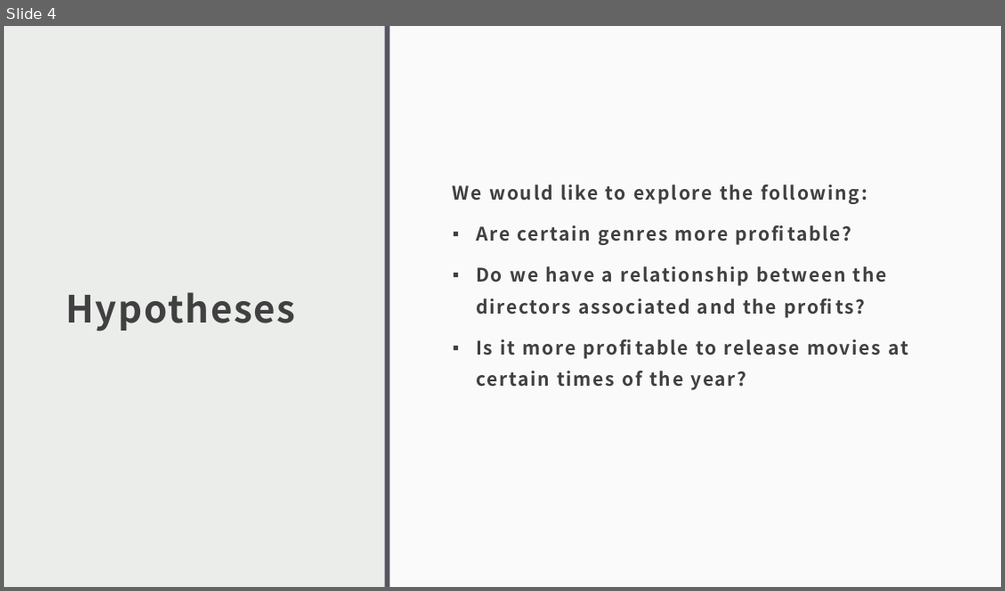
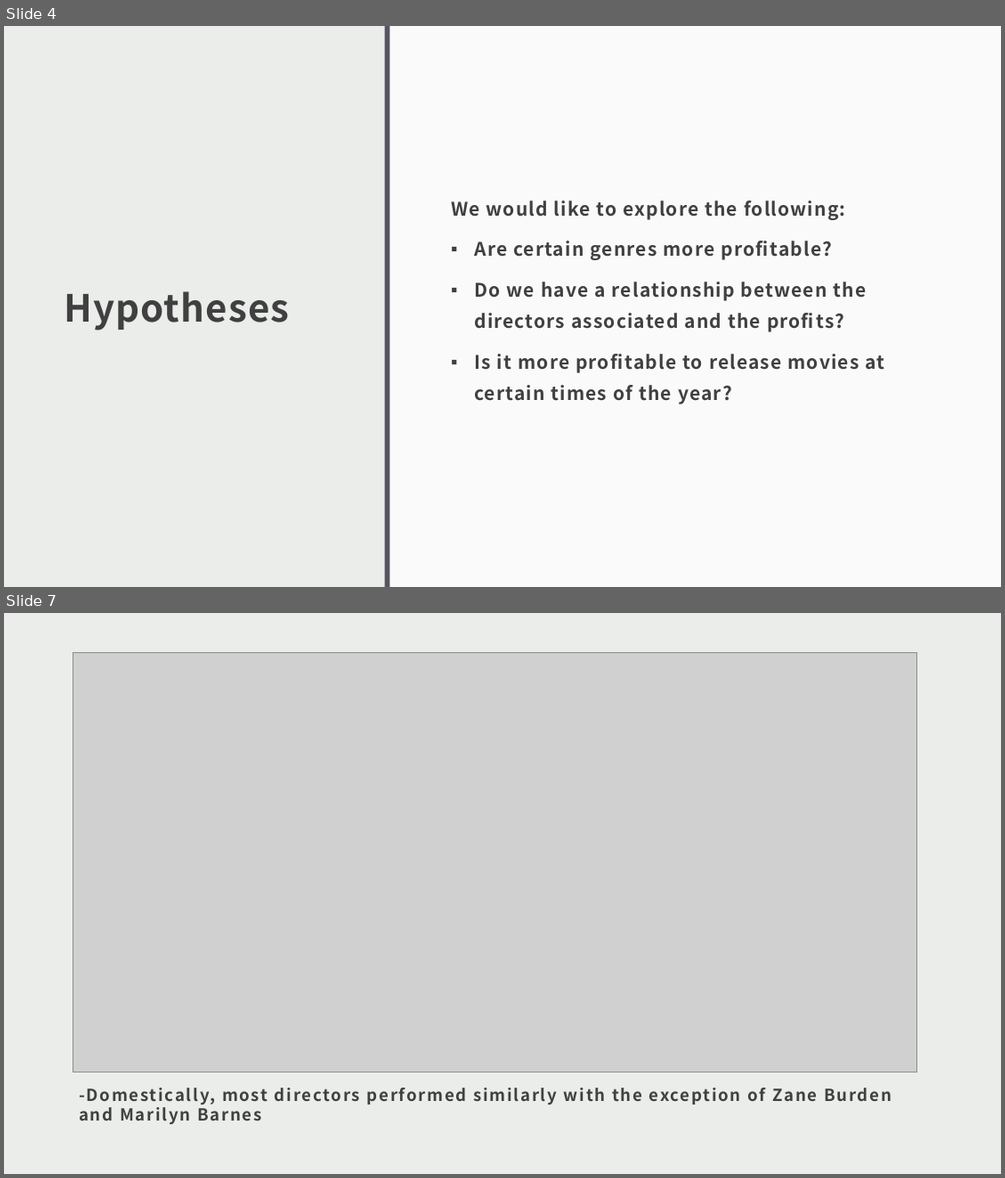
Before and after one commit to Wonuabimbola/analysis-of-the-film-industry, a slide deck: analysis_of_film_industry.pptx. Shown one above the other, each under a label of ours: slide 4 before the commit, slides 4 and 7 after it; the slides between them are not shown. The pictures are 1005x591 and 1005x1178 pixels, drawn with LibreOffice and Linux fonts; fonts in the diff are those of the drawing; grey boxes stand for pictures. Boxes give left, top, right and bottom in pixels: in the first picture for what was removed or moved away, otherwise in the second. Text is boxed around its words. In the diff, an @@ line names an element or a change of style, - is before the commit and + after.

```diff
--- a/analysis_of_film_industry.pptx
+++ b/analysis_of_film_industry.pptx
@@ slide 7 added at (x1=4, y1=613, x2=1001, y2=1174), background #EBEDEB @@
@@ picture added at (x1=73, y1=653, x2=917, y2=1072) @@
@@ text added at (x1=79, y1=1087, x2=891, y2=1124), 16 pt, text #404040, bold @@
+-Domestically, most directors performed similarly with the exception of Zane Burden and Marilyn Barnes
@@ slide 4 changed as well @@
@@ title "Hypotheses" at (x1=64, y1=291, x2=289, y2=330): letter spacing 1.5 to 1 pt @@
@@ text "We would like to explore ..." at (x1=451, y1=200, x2=885, y2=404): letter spacing 1.5 to 1 pt @@
```
Also in this commit, not shown: 5 other slides changed, 3 other slides added, 1 other file.
